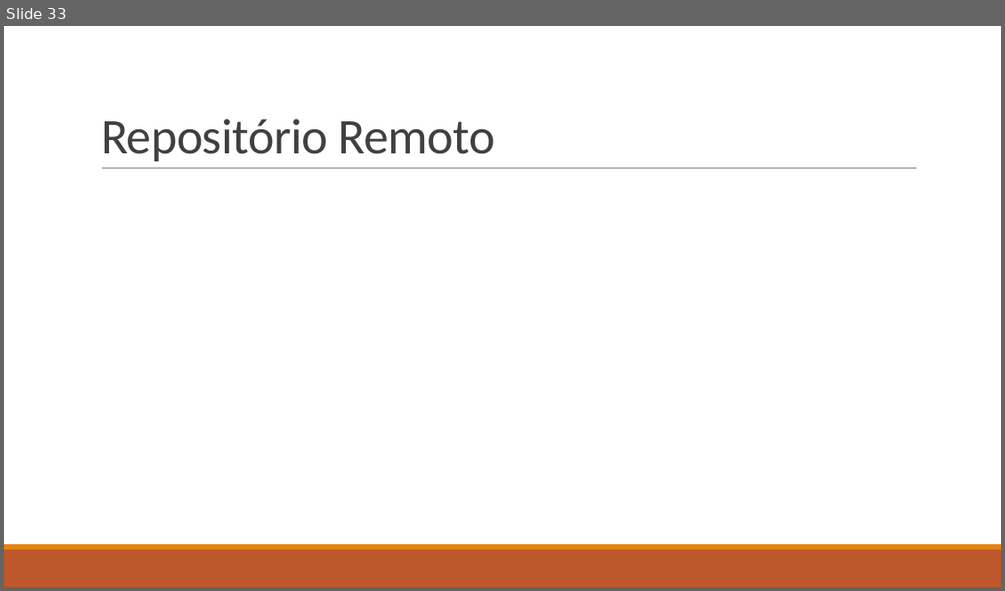
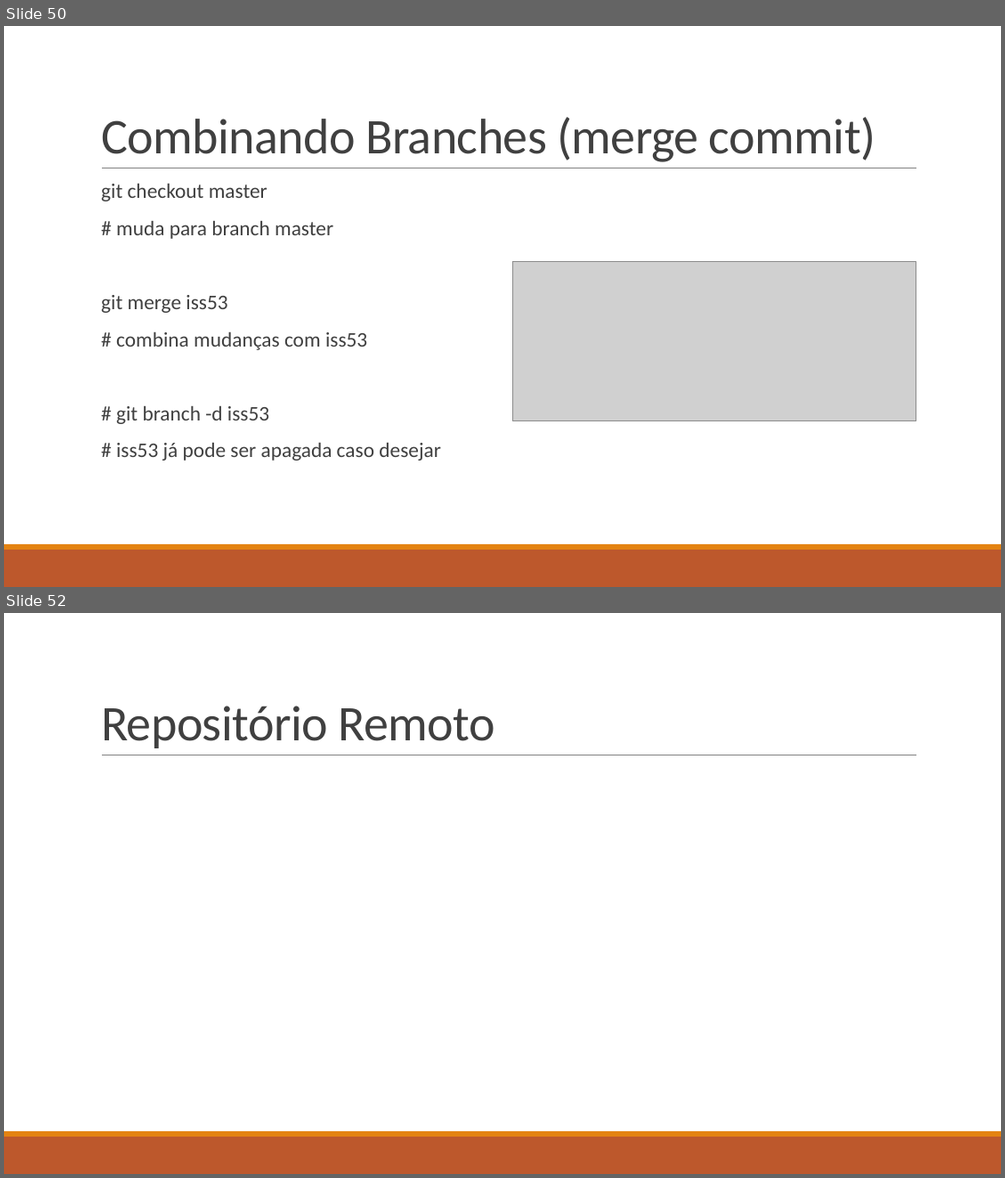
Before and after one commit to ekson73/Docs, a slide deck: Projeto VEK - GIT 4 VEK.pptx. Shown one above the other, each under a label of ours: slide 33 before the commit, slides 50 and 52 after it; the slides between them are not shown. The pictures are 1005x591 and 1005x1178 pixels, drawn with LibreOffice and Linux fonts; fonts in the diff are those of the drawing; grey boxes stand for pictures. Boxes give left, top, right and bottom in pixels: in the first picture for what was removed or moved away, otherwise in the second. Text is boxed around its words. In the diff, an @@ line names an element or a change of style, - is before the commit and + after.

```diff
--- a/Projeto VEK - GIT 4 VEK.pptx
+++ b/Projeto VEK - GIT 4 VEK.pptx
@@ slide 50 added at (4, 26, 1001, 587), background #FFFFFF; not listed: 3 template elements that a slide beside it also shows @@
@@ title added at (101, 117, 875, 162), 48 pt, text #404040 @@
+Combinando Branches (merge commit)
@@ text added at (101, 184, 441, 460), 20 pt, text #404040 @@
+  git checkout master
+  # muda para branch master
+  git merge iss53
+  # combina mudanças com iss53
+  # git branch -d iss53
+  # iss53 já pode ser apagada caso desejar
@@ picture added at (512, 262, 916, 421) @@
@@ what was slide 33 is now slide 52 @@
```
Also in this commit, not shown: 3 slides changed, 18 other slides added, 2 other files.
